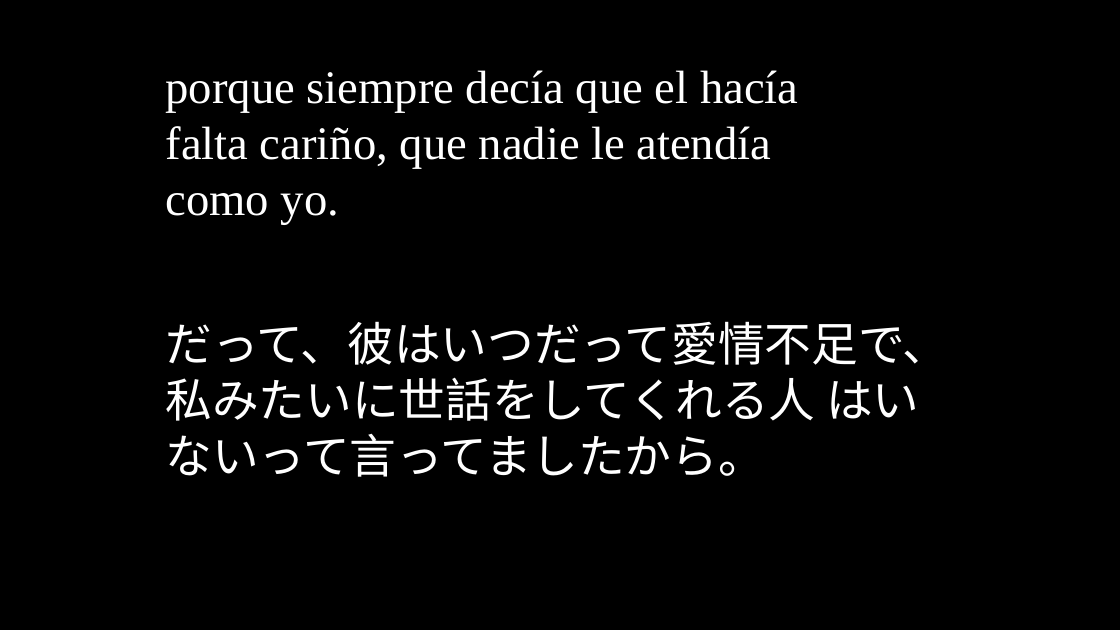
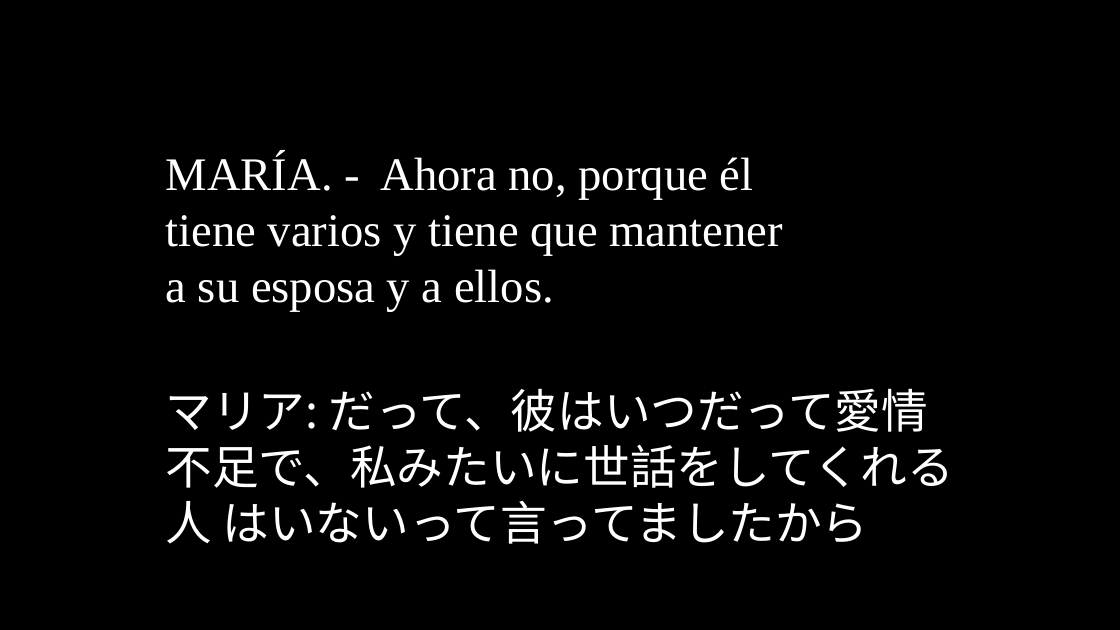
Before and after one commit to oulcggc/lang-drama-caption, a slide deck: slide 142 of complete-cap.pptx (slide 140 before the commit). Drawn at 1120x630 pixels with LibreOffice and Linux fonts; fonts in the diff are those of the drawing. Boxes give left, top, right and bottom in pixels: in the first picture for what was removed or moved away, otherwise in the second. Text is boxed around its words. In the diff, an @@ line names an element or a change of style, - is before the commit and + after.

```diff
--- a/complete-cap.pptx
+++ b/complete-cap.pptx
@@ text removed at [166, 70, 798, 225] @@
-porque siempre decía que el hacía falta cariño, que nadie le atendía como yo.
@@ text added at [166, 154, 782, 312], 40 pt, text #FFFFFF @@
+MARÍA. - Ahora no, porque él tiene varios y tiene que mantener a su esposa y a ellos.
@@ text at [166, 388, 954, 544]: text changed @@
-だって、彼はいつだって愛情不足で、私みたいに世話をしてくれる人 はいないって言ってましたから。
+マリア: だって、彼はいつだって愛情不足で、私みたいに世話をしてくれる人 はいないって言ってましたから
```
Also in this commit, not shown: 97 other slides changed, 60 slides added, 60 slides removed, 1 other file.
